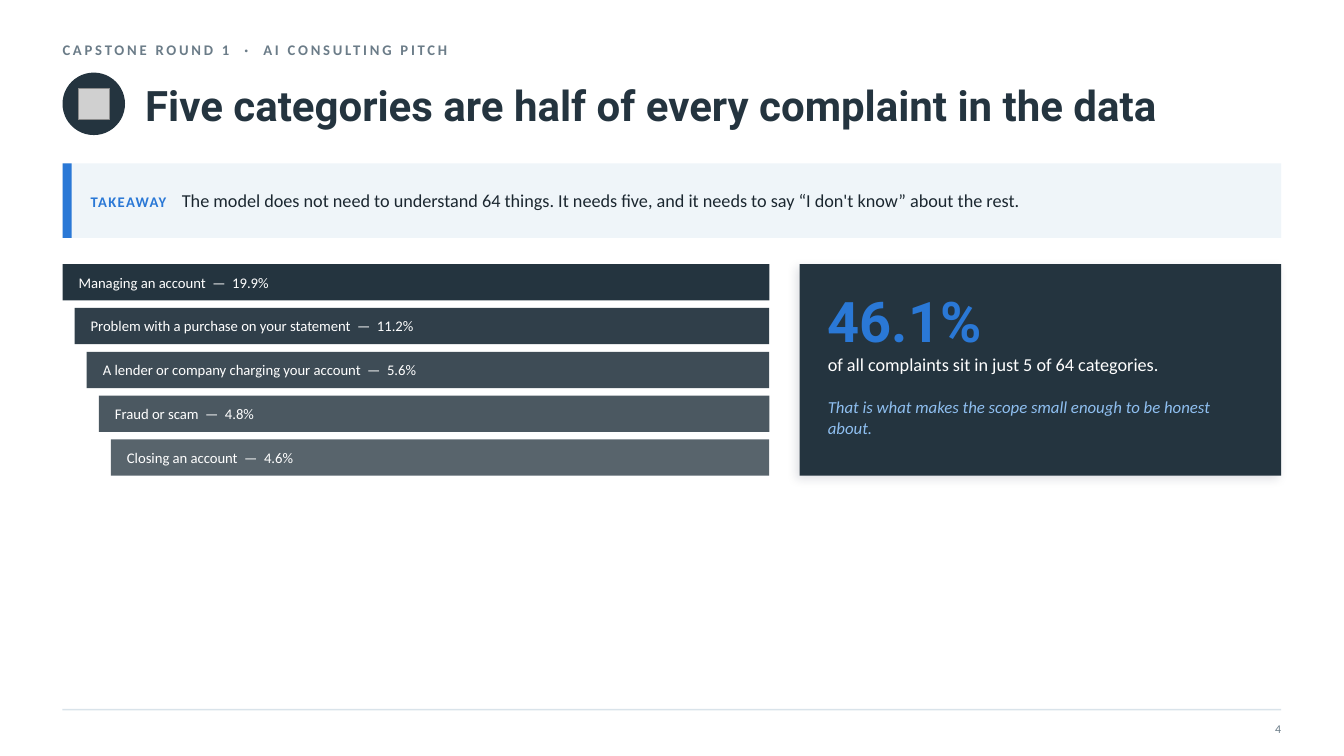
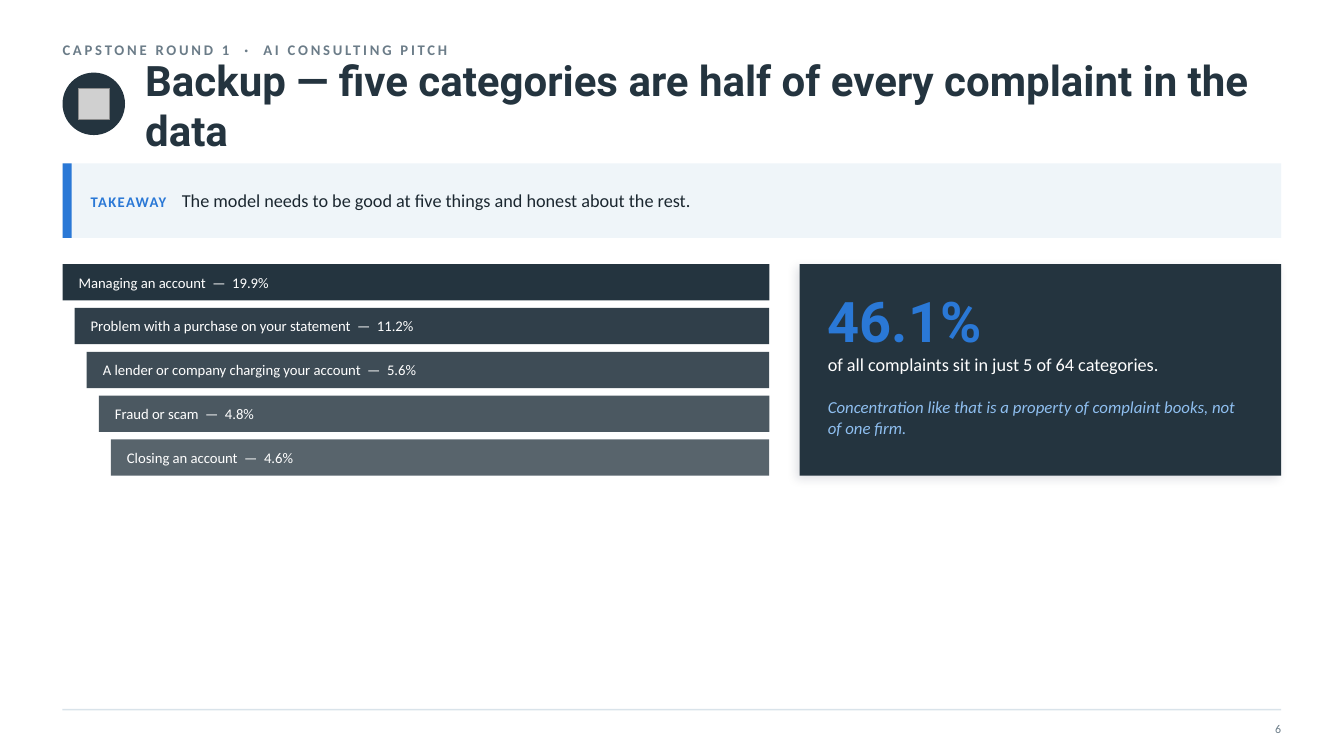
Before and after one commit to nyelugo/PROJECT-Capstone-AI-Consulting, a slide deck: slide 8 of presentation/round1_pitch.pptx (slide 5 before the commit). Drawn at 1344x756 pixels with LibreOffice and Linux fonts; fonts in the diff are those of the drawing; grey boxes stand for pictures. Boxes give left, top, right and bottom in pixels: in the first picture for what was removed or moved away, otherwise in the second. Text is boxed around its words. In the diff, an @@ line names an element or a change of style, - is before the commit and + after.

```diff
--- a/presentation/round1_pitch.pptx
+++ b/presentation/round1_pitch.pptx
@@ text at (x1=145, y1=64, x2=1248, y2=147): text changed @@
-Five categories are half of every complaint in the data
+Backup — five categories are half of every complaint in the data
@@ text at (x1=91, y1=194, x2=691, y2=210): text changed @@
-TAKEAWAY The model does not need to understand 64 things. It needs five, and it needs to say “I don't know” about the rest.
+TAKEAWAY The model needs to be good at five things and honest about the rest.
@@ text at (x1=828, y1=301, x2=1235, y2=436): text changed @@
-46.1%
-of all complaints sit in just 5 of 64 categories.
-That is what makes the scope small enough to be honest about.
+46.1%
+of all complaints sit in just 5 of 64 categories.
+Concentration like that is a property of complaint books, not of one firm.
@@ text at (x1=1275, y1=725, x2=1281, y2=733): text changed @@
-4
+6
```
Also in this commit, not shown: 11 other slides changed, 1 slide added, 4 slides removed, 2 other files.
